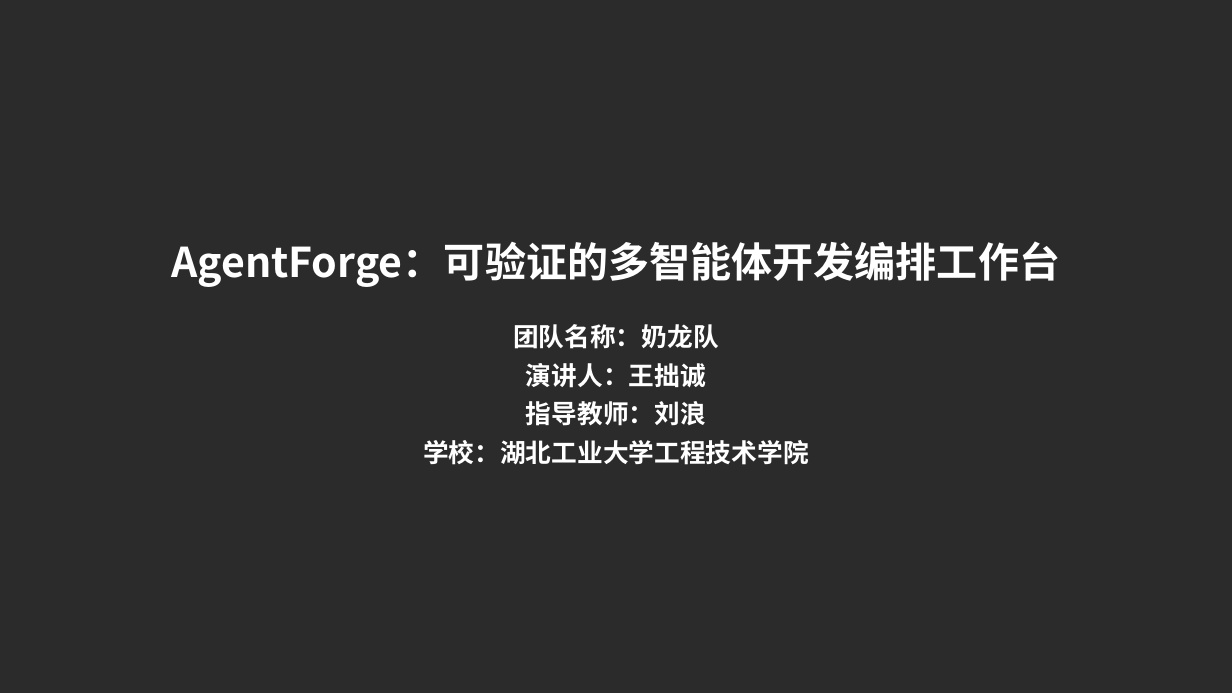
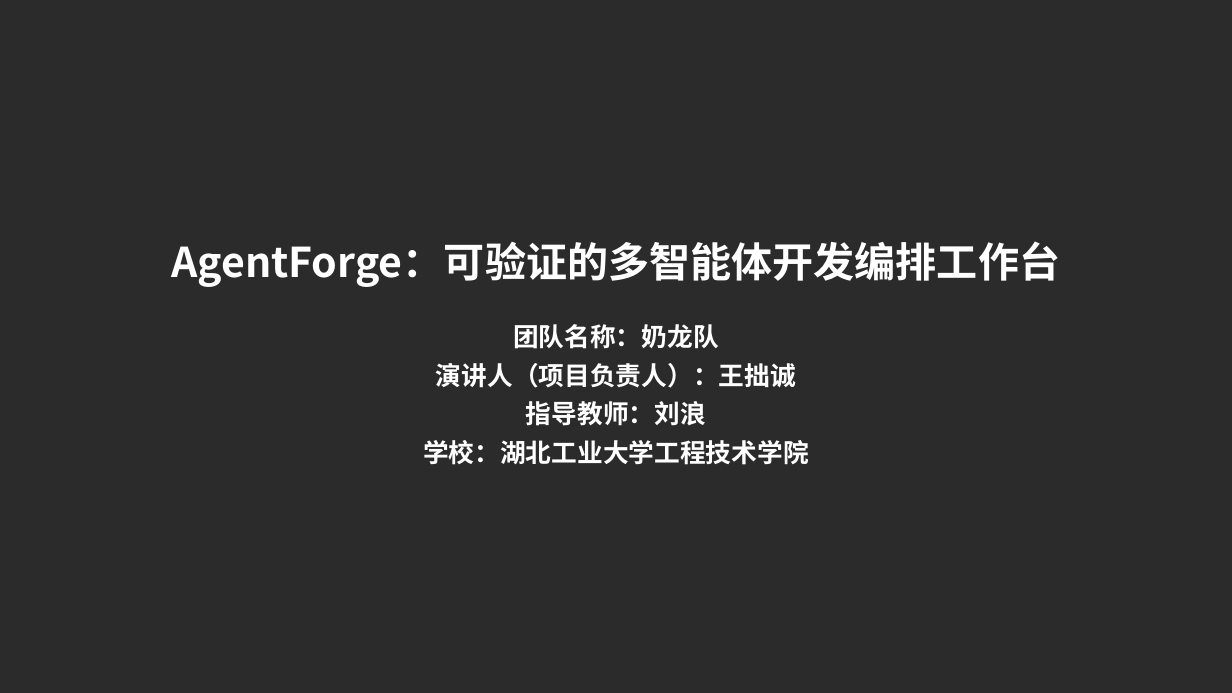
Before and after one commit to yancheng0518/agentforge-future-cup, a slide deck: slide 1 of submission/项目介绍.pptx. Drawn at 1232x693 pixels with LibreOffice and Linux fonts; fonts in the diff are those of the drawing; background and template pictures are left out; a plain dark background stands for a picture behind light text. Boxes give left, top, right and bottom in pixels: in the first picture for what was removed or moved away, otherwise in the second. Text is boxed around its words. In the diff, an @@ line names an element or a change of style, - is before the commit and + after.

```diff
--- a/submission/项目介绍.pptx
+++ b/submission/项目介绍.pptx
@@ text at (436,363,796,388): text changed @@
-演讲人：王拙诚
+演讲人（项目负责人）：王拙诚
```
Also in this commit, not shown: 7 other files.
